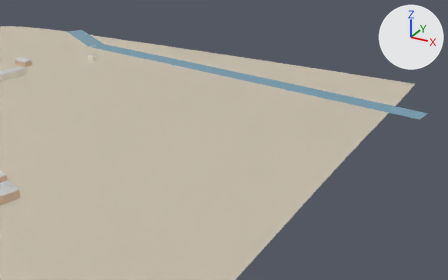
Two versions of the glTF model godot/shahar/bolak_-19_7.glb, one commit apart.
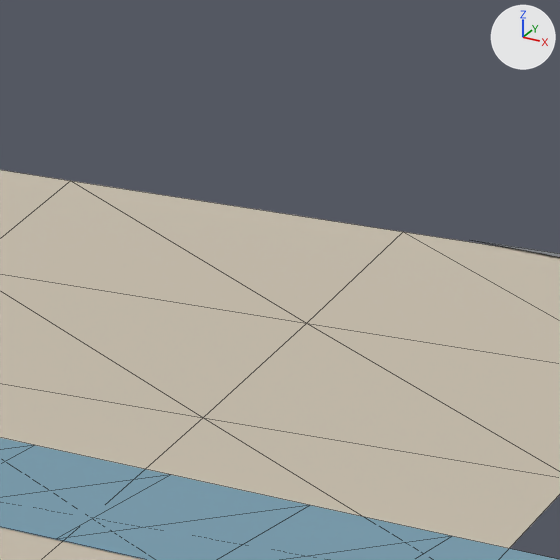
The first picture shows the older version from a 50 mm camera at (479.2, -411.8, 150.2) aimed at (291.4, -70.2, -20.6). The close-ups show the older and then the newer version on the part from 79% to 89% of the width and 21% to 38% of the height of that picture. Only the edits that show in the close-ups are written down. The lights are fixed; the arrows at upper right show +X, +Y and +Z. The close-ups show mesh edges as thin lines. Objects named as collision shapes, trigger or cutter boxes, shadow casters or lower levels of detail are left out.

The older version as bpy lines, for what is in view:
```python
me_suv = bpy.data.meshes.new('Suv')
me_suv.from_pydata(...)  # 90 vertices, 86 faces; spans x 93.0..420.0, y -70.0..12.0, z 16.0..19.0
me_suv.materials.append(mat_suv)  # blue #6f9eb3
me_yer_tuproq = bpy.data.meshes.new('Yer_Tuproq')
me_yer_tuproq.from_pydata(...)  # 441 vertices, 800 faces; spans x 0.0..400.0, y -400.0..0.0, z 2.0..26.0
me_yer_tuproq.materials.append(mat_yer_tuproq)  # light grey #c8bfad
ob_suv = bpy.data.objects.new('Suv', me_suv)
ob_suv.location = (0.0, 0.0, 0.0)
ob_yer_tuproq_col = bpy.data.objects.new('Yer_Tuproq-col', me_yer_tuproq)
ob_yer_tuproq_col.location = (0.0, 0.0, 0.0)
```
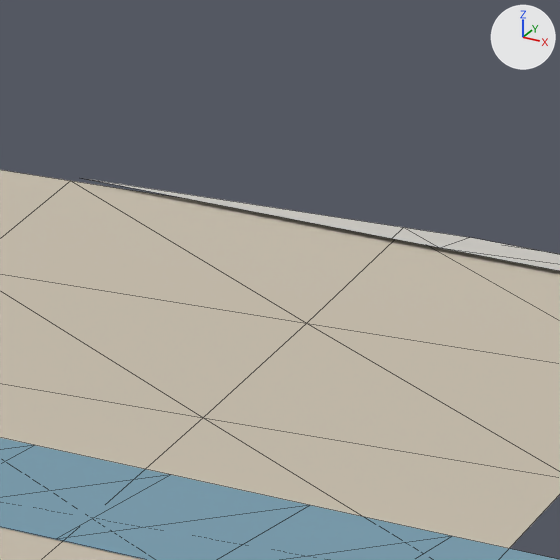
Pixel boxes [x1, y1, x2, y2] of what changed, in the close-ups (560 x 560 px):
'Trotuar', added: after [84, 178, 560, 271]

Edits to the bpy script that builds the scene:
```text
Add mat_trotuar:
    mat_trotuar = principled_material('Trotuar')
    mat_trotuar.base_color = (0.62, 0.6, 0.56)  # light grey #cecbc5
    mat_trotuar.roughness = 0.9
Add me_trotuar:
    me_trotuar.from_pydata([(360.5, 0.0, 17.0), (380.0, -2.5, 17.0), (380.0, 0.0, 17.0), (382.9, -2.9, 17.0), (400.0, -5.1, 17.1), (400.0, -2.1, 17.0), (383.9, 0.0, 17.0)], [], [(1, 2, 0), (3, 6, 2), (3, 5, 6), (3, 4, 5), (1, 3, 2)])
    me_trotuar.materials.append(mat_trotuar)  # light grey #cecbc5
Add ob_trotuar:
    ob_trotuar = bpy.data.objects.new('Trotuar', me_trotuar)
    ob_trotuar.location = (0.0, 0.0, 0.0)
```
